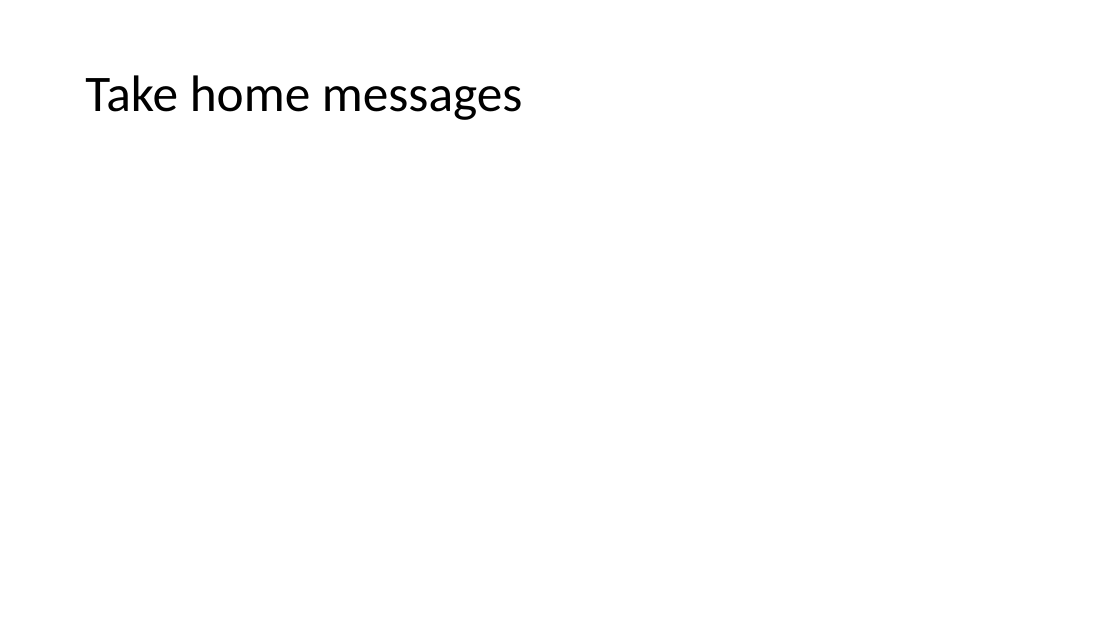
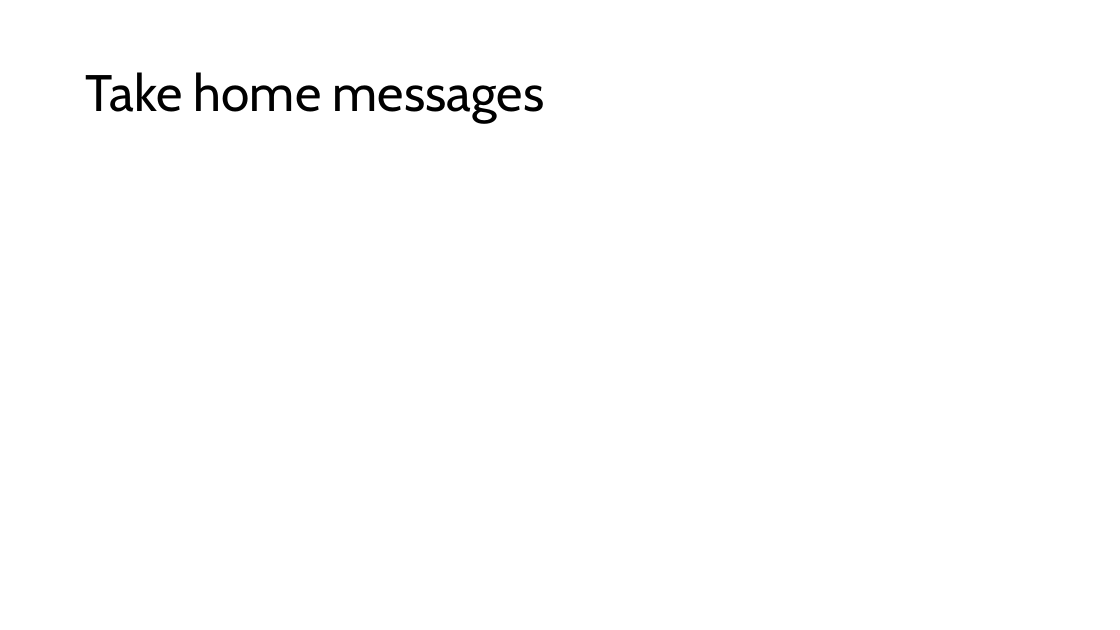
Before and after one commit to anniegbryant/CNS_2022, a slide deck: slide 17 of schizophrenia_classification_workshop/Workshop_Talk.pptx (slide 16 before the commit). Drawn at 1120x630 pixels with LibreOffice and Linux fonts; fonts in the diff are those of the drawing. Boxes give left, top, right and bottom in pixels: in the first picture for what was removed or moved away, otherwise in the second. Text is boxed around its words. In the diff, an @@ line names an element or a change of style, - is before the commit and + after.

```diff
--- a/schizophrenia_classification_workshop/Workshop_Talk.pptx
+++ b/schizophrenia_classification_workshop/Workshop_Talk.pptx
@@ title "Take home messages" at [85, 72, 545, 122]: font Calibri to Cabin @@
```
Also in this commit, not shown: 6 other slides changed, 4 slides added, 3 slides removed, 8 other files.
